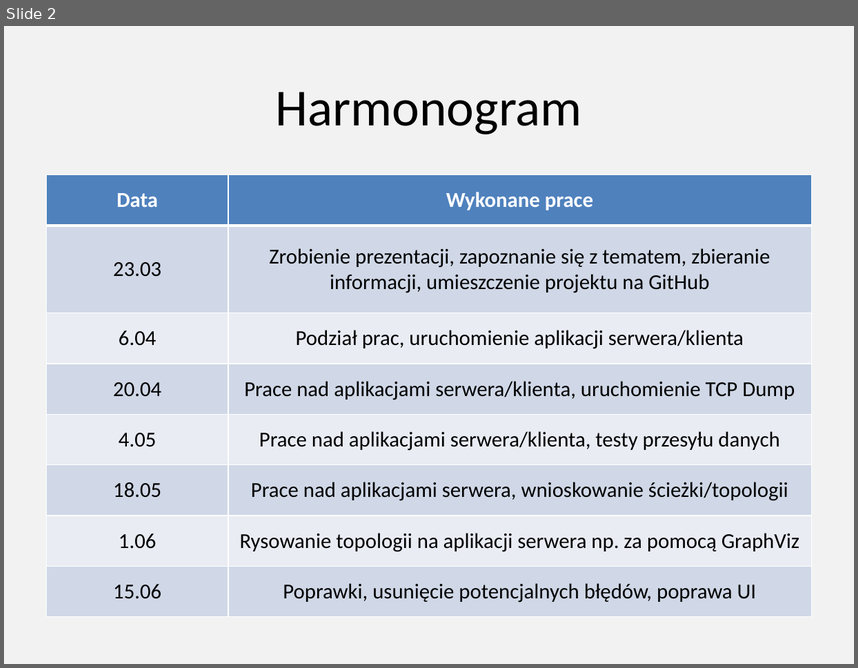
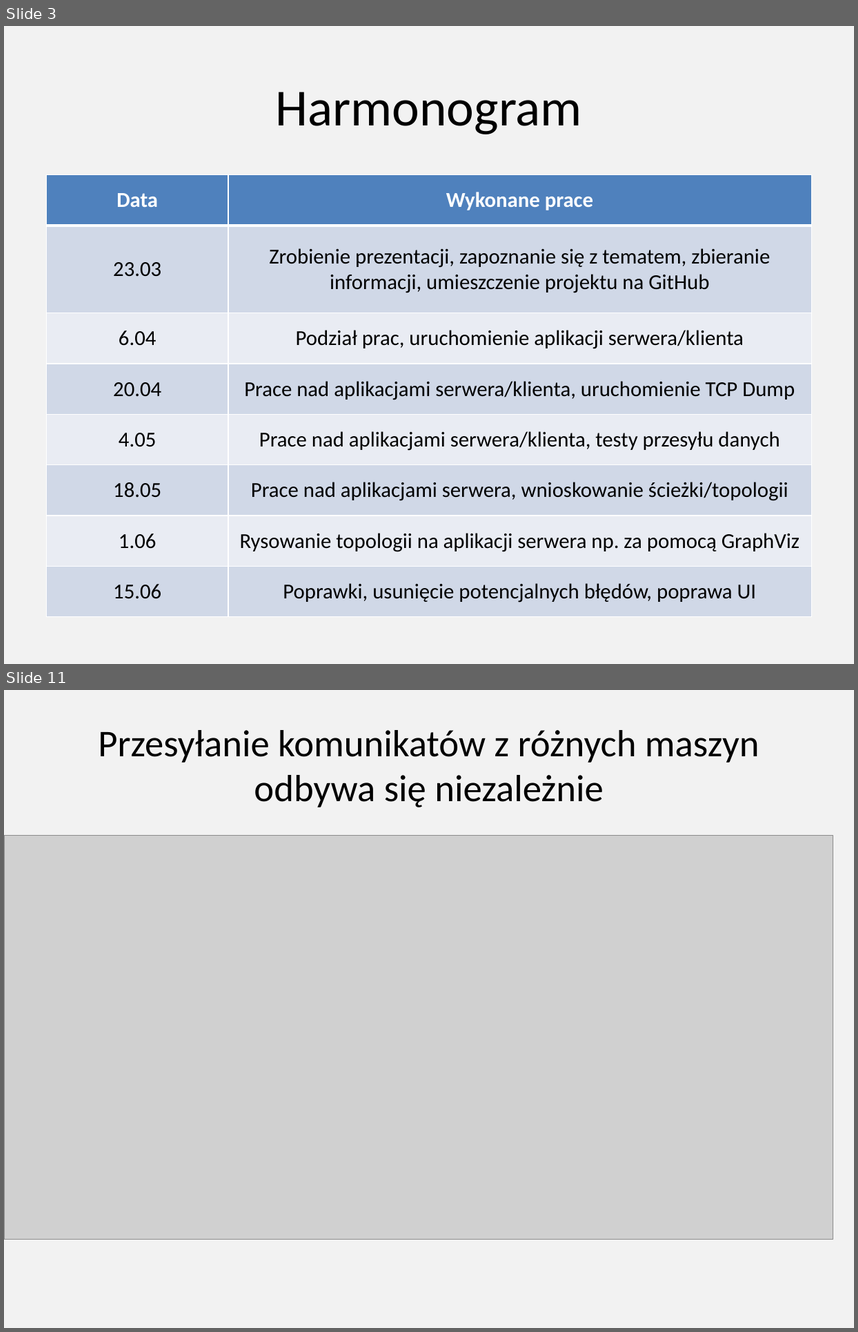
Before and after one commit to mateuszbyczkowski/Byczkowski_Dominiak_MonitorRuchuSieci, a slide deck: Byczkowski_Dominiak_Projekt_Podstawy_Teleinformatyki.pptx. Shown one above the other, each under a label of ours: slide 2 before the commit, slides 3 and 11 after it; the slides between them are not shown. The pictures are 858x668 and 858x1332 pixels, drawn with LibreOffice and Linux fonts; fonts in the diff are those of the drawing; grey boxes stand for pictures. Boxes give left, top, right and bottom in pixels: in the first picture for what was removed or moved away, otherwise in the second. Text is boxed around its words. In the diff, an @@ line names an element or a change of style, - is before the commit and + after.

```diff
--- a/Byczkowski_Dominiak_Projekt_Podstawy_Teleinformatyki.pptx
+++ b/Byczkowski_Dominiak_Projekt_Podstawy_Teleinformatyki.pptx
@@ slide 11 added at [4,690,854,1328], background #F2F2F2 @@
@@ text added at [98,730,760,807], 32 pt, text #000000 @@
+Przesyłanie komunikatów z różnych maszyn odbywa się niezależnie
@@ picture added at [4,836,833,1239] @@
@@ what was slide 2 is now slide 3 @@
```
Also in this commit, not shown: 2 slides changed, 7 other slides added.
